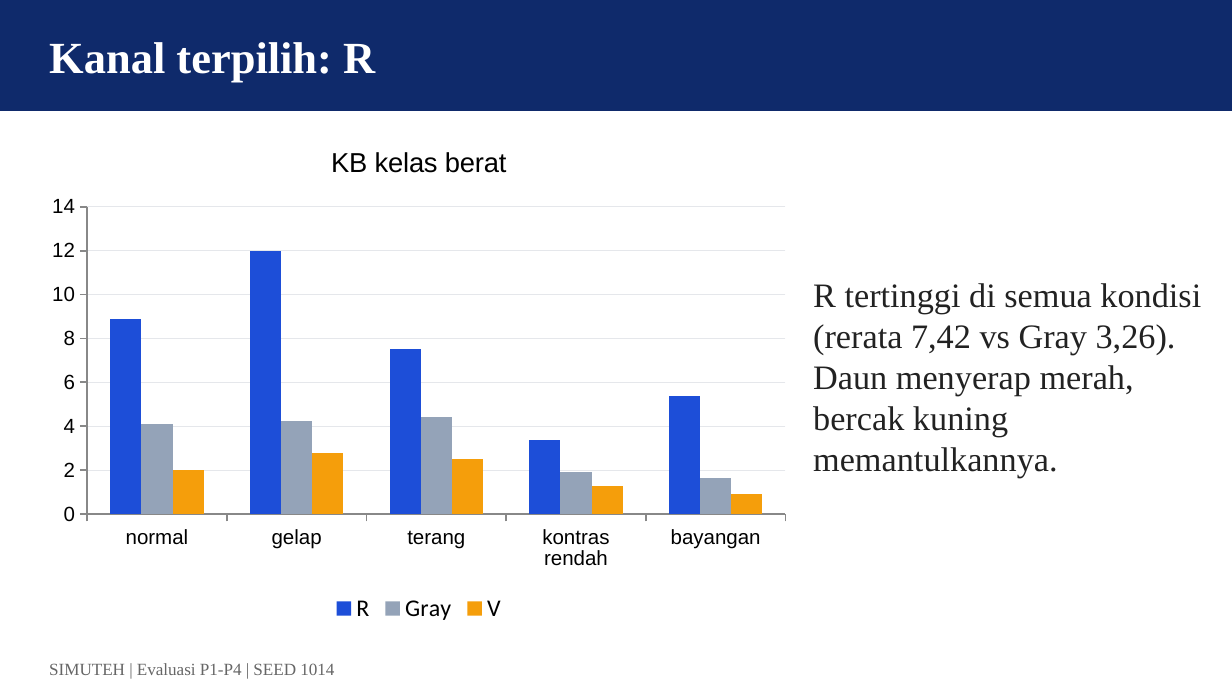
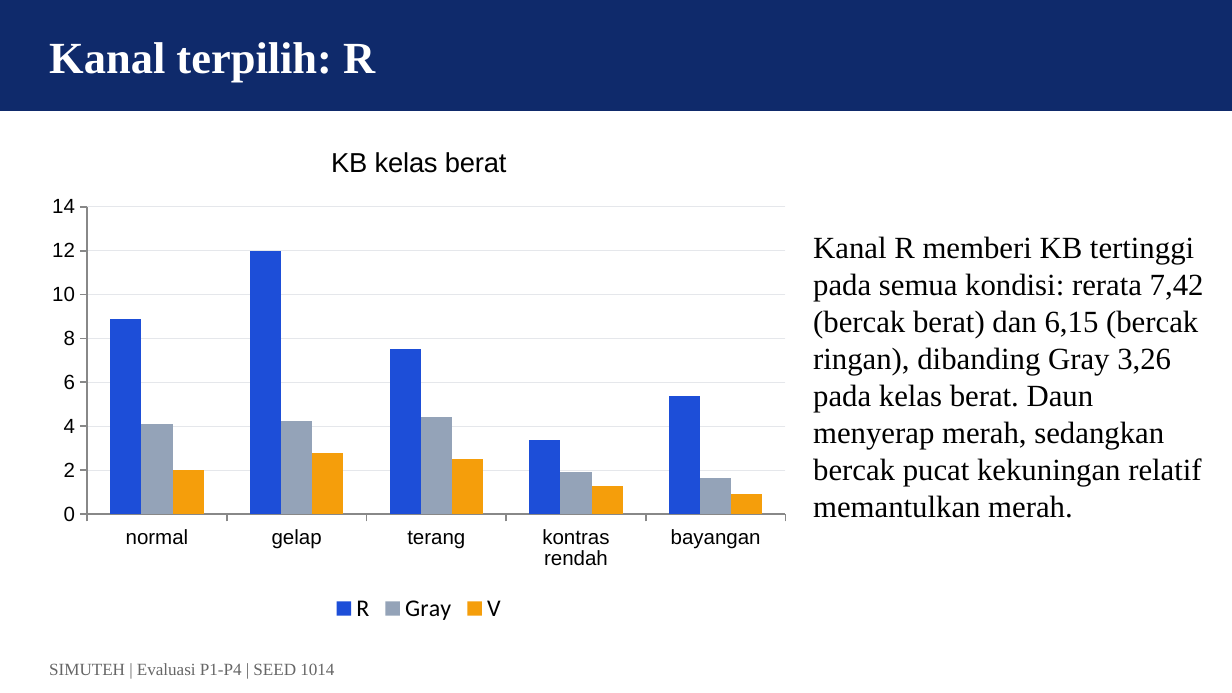
Before and after one commit to FarhanF22/simuteh-2330511014_Farhan_Fadila, a slide deck: slide 6 of Laporan/Farhan_Fadila_2330511014.pptx. Drawn at 1232x693 pixels with LibreOffice and Linux fonts; fonts in the diff are those of the drawing. Boxes give left, top, right and bottom in pixels: in the first picture for what was removed or moved away, otherwise in the second. Text is boxed around its words. In the diff, an @@ line names an element or a change of style, - is before the commit and + after.

```diff
--- a/Laporan/Farhan_Fadila_2330511014.pptx
+++ b/Laporan/Farhan_Fadila_2330511014.pptx
@@ text at [813,236,1204,518]: text changed; size 20 to 18 pt; text colour #222222 to #000000 @@
-R tertinggi di semua kondisi (rerata 7,42 vs Gray 3,26). Daun menyerap merah, bercak kuning memantulkannya.
+Kanal R memberi KB tertinggi pada semua kondisi: rerata 7,42 (bercak berat) dan 6,15 (bercak ringan), dibanding Gray 3,26 pada kelas berat. Daun menyerap merah, sedangkan bercak pucat kekuningan relatif memantulkan merah.
```
Also in this commit, not shown: 6 other slides changed, 4 other files.
